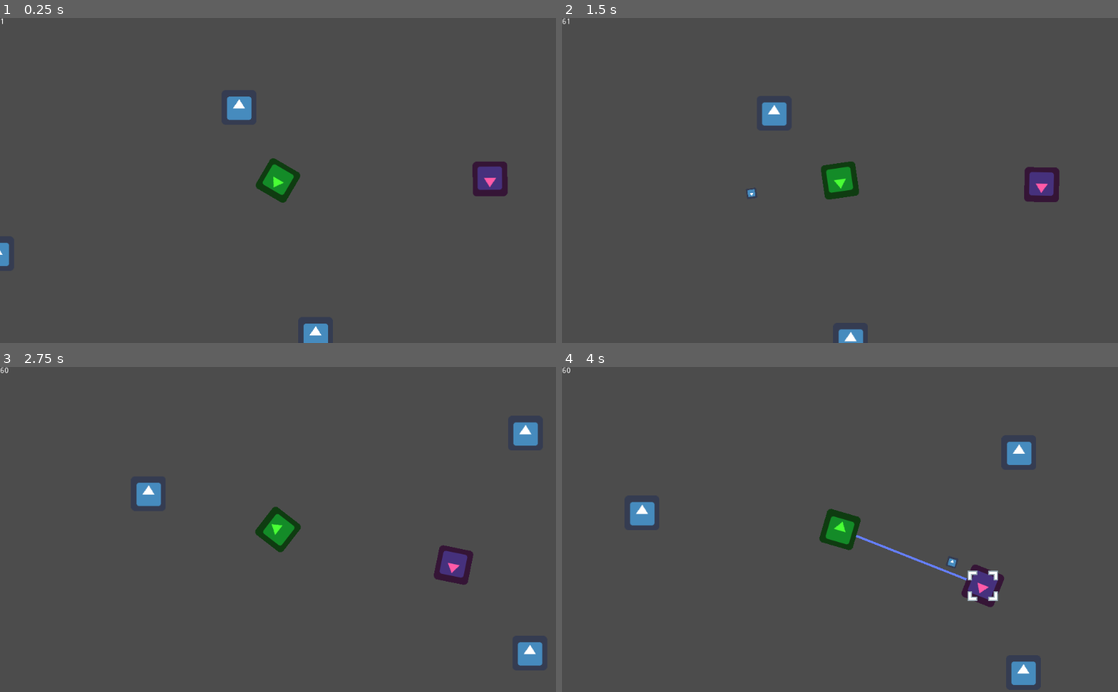
Above: before the commit, frames 1-4 (two rows, left to right).
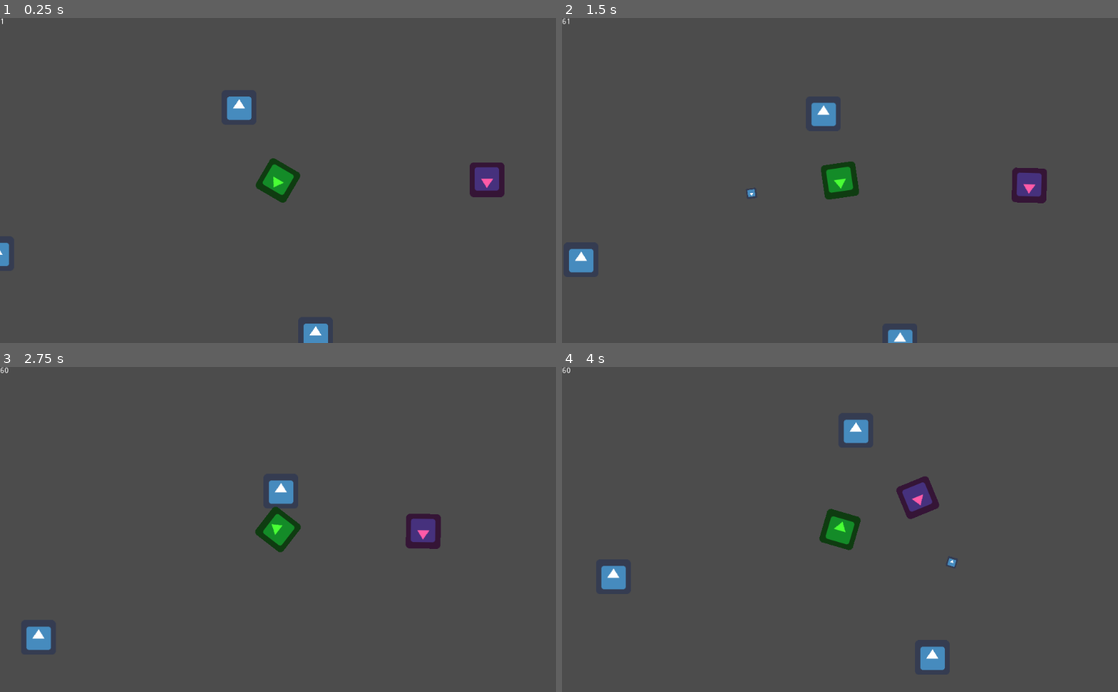
Above: after the commit, the same moments.

Repository: kpfries/moonshot2020
Game: Godot game, scene res://Scenes/Sample_Scene.tscn
Same seed, same stepped clock (60 frames per second), same inputs: the game is played once before the commit and once after it. The project has no main scene, so this scene is started directly. The engine's default icon, where the game draws it, is replaced by a stand-in: a white triangle on a blue panel in a dark square.
Inputs (mouse positions are in pixels of both pictures, inside the frame that each line leads up to):
- Up to frame 1 (0.25 s): no input
- Up to frame 2 (1.5 s): move the mouse to (962, 164) at 0.52 s; hold Up (ui_up) 0.53-1.28 s; hold Right mouse button (grapple) 0.53-1.28 s; click (962, 164) at 0.8 s; move the mouse to (728, 196) at 1.27 s; click (728, 196) at 1.35 s
- Up to frame 3 (2.75 s): right-click (166, 545) at 1.55 s; move the mouse to (333, 458) at 2.02 s; hold Up (ui_up) from 2.03 s (still down); hold Right mouse button (grapple) from 2.03 s (still down); click (333, 458) at 2.3 s
- Up to frame 4 (4 s): move the mouse to (812, 594) at 2.77 s; release Right mouse button (grapple) at 2.78 s; click (812, 594) at 2.85 s; right-click (812, 594) at 3.05 s; move the mouse to (1006, 578) at 3.52 s; release Up (ui_up) at 3.53 s; hold Right mouse button (grapple) from 3.53 s (still down); click (1006, 578) at 3.8 s

The runs differ from the first frame. In frame 1, 0.3% of the frame differs, in the area x 84-92%, y 44-56%; in frame 2, 2.1%; in frame 3, 3.0%; in frame 4, 3.5%, in the area x 7-86%, y 16-98%.

Commit message:
Enemy Update
Gave some basic prediction to the enemies so they can actually hit the player when they're moving

Diff:
--- a/Scenes/Actors/Player.tscn
+++ b/Scenes/Actors/Player.tscn
@@ -67,3 +67,4 @@
 
 [node name="Target" parent="." instance=ExtResource( 3 )]
 visible = true
+frame = 0
--- a/Scenes/Sample_Scene.tscn
+++ b/Scenes/Sample_Scene.tscn
@@ -17,8 +17,9 @@
 [node name="Tether" type="DampedSpringJoint2D" parent="."]
 node_a = NodePath("../Player")
 disable_collision = false
-length = 1.0
-stiffness = 0.1
+length = 100.0
+rest_length = 100.0
+stiffness = 1.0
 
 [node name="TetherLine" type="Line2D" parent="."]
 position = Vector2( -2.13321, 2.77069 )
@@ -31,7 +32,7 @@
 can_sleep = false
 linear_velocity = Vector2( 0, 0 )
 thrust = 200
-tether = NodePath("../Tether")
+tether = NodePath("../Rigid Tether")
 tether_line_path = NodePath("../TetherLine")
 
 [node name="LevelBounds" type="Polygon2D" parent="."]
@@ -39,7 +40,6 @@
 polygon = PoolVector2Array( -10562.6, -6599.37, -471.506, -8321.4, 5865.55, -9251.29, 17162, -1502.18, 14028, 8829.98, -2813.46, 10586.4, -6670.8, 5971.42, -13524.5, 185.408 )
 
 [node name="Target" parent="." instance=ExtResource( 2 )]
-frame = 0
 
 [node name="Enemy" parent="." instance=ExtResource( 3 )]
 position = Vector2( 388.394, 0 )
--- a/Scripts/Enemy.gd
+++ b/Scripts/Enemy.gd
@@ -1,7 +1,7 @@
 extends RigidBody2D
 
 export var health: int = 5
-export var thrust: int = 50
+export var thrust: int = 250
 export var bullet_speed: int
 var bullet_scn := preload("res://Scenes/Projectiles/Bullet.tscn")
 onready var controller = $EnemyController
@@ -17,13 +17,20 @@
 
 func _process(delta):
 	controller.look_at(player.global_position)
-	pass
+	var thruster_force = find_player(Vector2(1,0).rotated(controller.rotation)) * delta * thrust
 
-func choose_state():
-	pass
+	apply_central_impulse(thruster_force)
 
-func move(vector: Vector2):
-	apply_central_impulse(vector)
+
+func find_player(player_dir):
+	var current_vec = player_dir
+	var p_direction_relative = (linear_velocity - player.linear_velocity).normalized()
+	if p_direction_relative.x < 0:
+		current_vec.x -= p_direction_relative.x
+	if p_direction_relative.y < 0:
+		current_vec.y -= p_direction_relative.y
+	return current_vec.normalized()
+
 	pass
 
 func shoot():
@@ -32,7 +39,6 @@
 	bullet.global_transform = gun.global_transform
 	bullet.parent_speed = linear_velocity
 	get_tree().current_scene.add_child(bullet)
-	pass
 
 func damage(dmg):
 	health -= dmg
@@ -42,4 +48,3 @@
 func die():
 	#spawn corpse
 	queue_free()
-	pass
--- a/Scripts/Player.gd
+++ b/Scripts/Player.gd
@@ -1,7 +1,7 @@
 extends RigidBody2D
 
 
-export var thrust = 50
+export var thrust = 5000
 export var health = 10
 export var tether: NodePath = ""
 export var tether_line_path: NodePath = ""
@@ -38,7 +38,8 @@
 	if Input.is_action_just_pressed("grapple"):
 		collide = aim_assist()
 		if collide != null:
-			moveto(collide, grapple)
+			#moveto(collide, grapple)
+			moveto(collide, grapple )
 			grapple.set_node_b(get_path_to(collide))
 	if Input.is_action_pressed("grapple"):
 		if collide != null:
